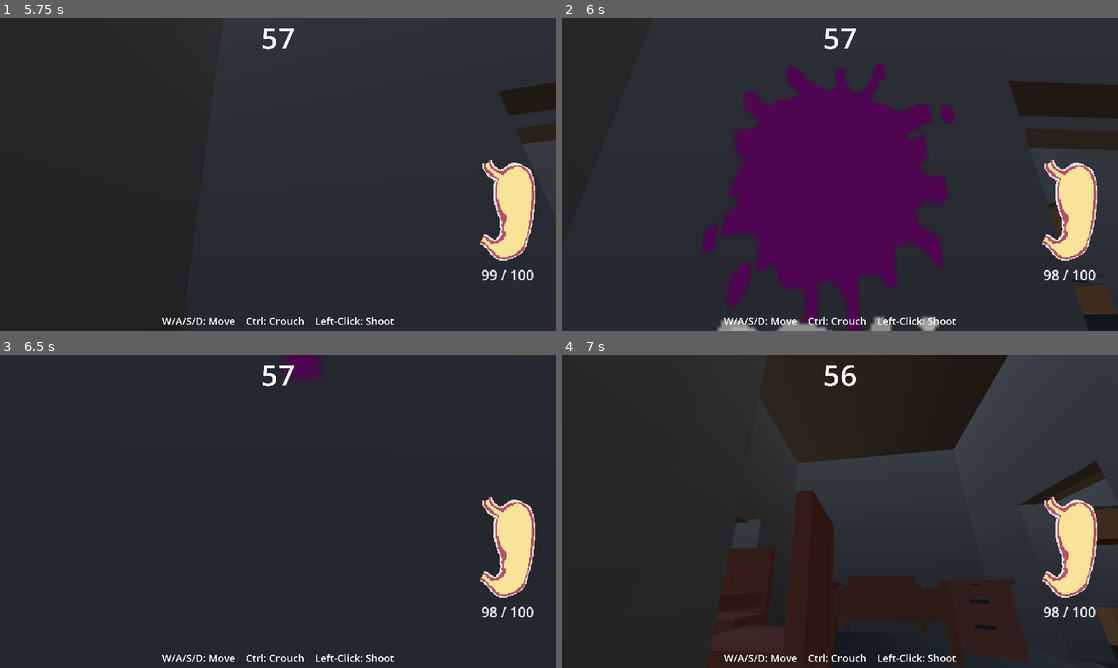
Above: before the commit, frames 1-4 (two rows, left to right).
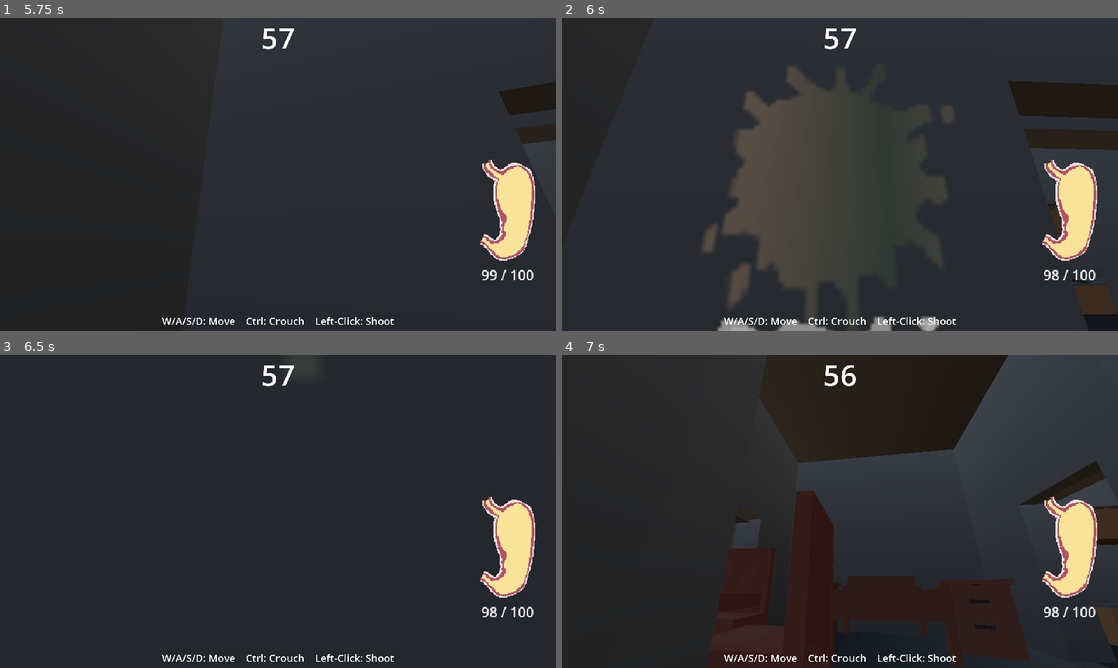
Above: after the commit, the same moments.

Repository: Tihusphere/Puke-Party
Game: Godot game, scene res://Scenes/UI/MainMenu.tscn
Same seed, same stepped clock (60 frames per second), same inputs: the game is played once before the commit and once after it.
Inputs (mouse positions are in pixels of both pictures, inside the frame that each line leads up to):
- Up to frame 1 (5.75 s): click "PLAY" at 0.5 s; tap Enter at 1.25 s; move the mouse to (305, 174) at 1.27 s; hold Ctrl (crawl) 1.28-2.03 s; hold W (forward) from 1.28 s (still down); click (305, 174) at 1.42 s; tap Space (jump) at 1.52, 2.27, 3.77, 4.52, 5.27 s; move the mouse to (250, 174) at 2.02 s; click (250, 174) at 2.1 s; move the mouse to (289, 168) at 2.77 s; hold Ctrl (crawl) 2.78-3.53 s; move the mouse to (272, 180) at 3.52 s; click (272, 180) at 3.6 s; move the mouse to (316, 177) at 4.27 s; hold Ctrl (crawl) 4.28-5.03 s; move the mouse to (233, 171) at 5.02 s; click (233, 171) at 5.1 s
- Up to frame 2 (6 s): keep holding W (forward); move the mouse to (845, 174) at 5.77 s; hold Ctrl (crawl) from 5.78 s (still down); click (845, 174) at 5.92 s
- Up to frame 3 (6.5 s): keep holding W (forward); keep holding Ctrl (crawl)
- Up to frame 4 (7 s): move the mouse to (817, 505) at 6.52 s; release W (forward) at 6.53 s; release Ctrl (crawl) at 6.53 s; hold D (right) from 6.53 s (still down); click (817, 505) at 6.6 s; tap Space (jump) at 6.77 s

Frame 1 is identical in both runs. In frame 2, 21% of the frame differs, in the area x 25-71%, y 14-100%; in frame 3, 0.5%; in frame 4, nothing differs.

Commit message:
vomit texture

Diff:
--- a/Scripts/Singletons/GAMEMANAGER.gd
+++ b/Scripts/Singletons/GAMEMANAGER.gd
@@ -18,7 +18,7 @@
 var brush_w: int = 0
 var brush_h: int = 0
 var brush_img = "res://textures/splat.png"
-var vomit_img = "res://textures/splat.png"
+var vomit_img = "res://textures/Vomit/vomit.png"
 
 ## PLAYER ##
 
@@ -52,6 +52,8 @@
 
 	add_child(countdown_timer)
 	add_child(game_timer)
+
+	setStaticHues(0.5)
 
 func update_brush_size() -> void:
 	if brush_texture:
--- a/shaders/texture_blend_mask.gdshader
+++ b/shaders/texture_blend_mask.gdshader
@@ -2,17 +2,22 @@
 render_mode cull_back, depth_draw_opaque;
 
 uniform sampler2D base_texture : source_color, filter_linear_mipmap;
-uniform sampler2D overlay_texture : source_color, filter_linear_mipmap;
+uniform sampler2D overlay_texture : source_color, repeat_enable, filter_linear_mipmap;
 uniform sampler2D mask_texture : hint_default_black, filter_linear_mipmap;
 
-// --- Rainbow and Hue Control Uniforms ---
-uniform bool enable_rainbow_cycle = false;       // Toggle for running rainbow cycle
+// Overlay tiling: number of texture repeats per unit of object-space distance.
+// Smaller values = larger tiles. Larger values = smaller tiles.
+uniform float overlay_tiles_per_unit : hint_range(0.01, 10.0) = 1.0;
+
+// Rainbow and hue controls
+uniform bool enable_rainbow_cycle = false;
 uniform float cycle_speed : hint_range(0.0, 5.0) = 1.0;
 
-uniform bool enable_static_hue_shift = false;    // Toggle for fixed hue shift
-uniform float static_hue_value : hint_range(0.0, 1.0) = 0.0; // The fixed hue color (0.0 to 1.0)
+uniform bool enable_static_hue_shift = false;
+uniform float static_hue_value : hint_range(0.0, 1.0) = 0.0;
 
-// Helper function to convert RGB to HSV
+varying vec3 object_position;
+
 vec3 rgb2hsv(vec3 c) {
     vec4 K = vec4(0.0, -1.0 / 3.0, 2.0 / 3.0, -1.0);
     vec4 p = mix(vec4(c.bg, K.wz), vec4(c.gb, K.xy), step(c.b, c.g));
@@ -20,40 +25,63 @@
 
     float d = q.x - min(q.w, q.y);
     float e = 1.0e-10;
-    return vec3(abs(q.z + (q.w - q.y) / (6.0 * d + e)), d / (q.x + e), q.x);
+
+    return vec3(
+        abs(q.z + (q.w - q.y) / (6.0 * d + e)),
+        d / (q.x + e),
+        q.x
+    );
 }
 
-// Helper function to convert HSV back to RGB
 vec3 hsv2rgb(vec3 c) {
     vec4 K = vec4(1.0, 2.0 / 3.0, 1.0 / 3.0, 3.0);
     vec3 p = abs(fract(c.xxx + K.xyz) * 6.0 - K.www);
     return c.z * mix(K.xxx, clamp(p - K.xxx, 0.0, 1.0), c.y);
 }
 
+void vertex() {
+    // Vertex position in the mesh's local coordinate space.
+    object_position = VERTEX;
+}
+
 void fragment() {
     vec4 base_color = texture(base_texture, UV);
-    vec4 overlay_color = texture(overlay_texture, UV);
-    float mask = texture(mask_texture, UV).r;
 
-    // Modify only the overlay texture color
-    vec3 final_overlay_rgb = overlay_color.rgb;
+    // Triplanar-style projection using object-space position.
+    // Each face uses the two coordinates that span its plane.
+    vec3 p = object_position * overlay_tiles_per_unit;
 
+    vec3 n = abs(normalize(NORMAL));
+    n /= max(n.x + n.y + n.z, 0.0001);
+
+    vec2 uv_x = p.zy;
+    vec2 uv_y = p.xz;
+    vec2 uv_z = p.xy;
+
+    vec3 overlay_x = texture(overlay_texture, uv_x).rgb;
+    vec3 overlay_y = texture(overlay_texture, uv_y).rgb;
+    vec3 overlay_z = texture(overlay_texture, uv_z).rgb;
+
+    vec3 final_overlay_rgb =
+        overlay_x * n.x +
+        overlay_y * n.y +
+        overlay_z * n.z;
+
+    // Preserve the original hue effects.
     if (enable_rainbow_cycle || enable_static_hue_shift) {
-        // Convert to HSV to manipulate the color hue safely
         vec3 hsv = rgb2hsv(final_overlay_rgb);
 
         if (enable_rainbow_cycle) {
-            // Cycle continuously over time
-            hsv.x = fract(hsv.x + (TIME * cycle_speed));
+            hsv.x = fract(hsv.x + TIME * cycle_speed);
         } else if (enable_static_hue_shift) {
-            // Apply fixed hue target offset
             hsv.x = fract(hsv.x + static_hue_value);
         }
 
-        // Convert back to RGB
         final_overlay_rgb = hsv2rgb(hsv);
     }
 
-    // Interpolate between the base texture and the potentially modified overlay texture
+    // Keep the original mask and base-texture UVs.
+    float mask = texture(mask_texture, UV).r;
+
     ALBEDO = mix(base_color.rgb, final_overlay_rgb, mask);
 }
Not shown, added: export_presets.cfg
Binary file added: textures/Vomit/vomit.png
Not shown, added: textures/Vomit/vomit.png.import
